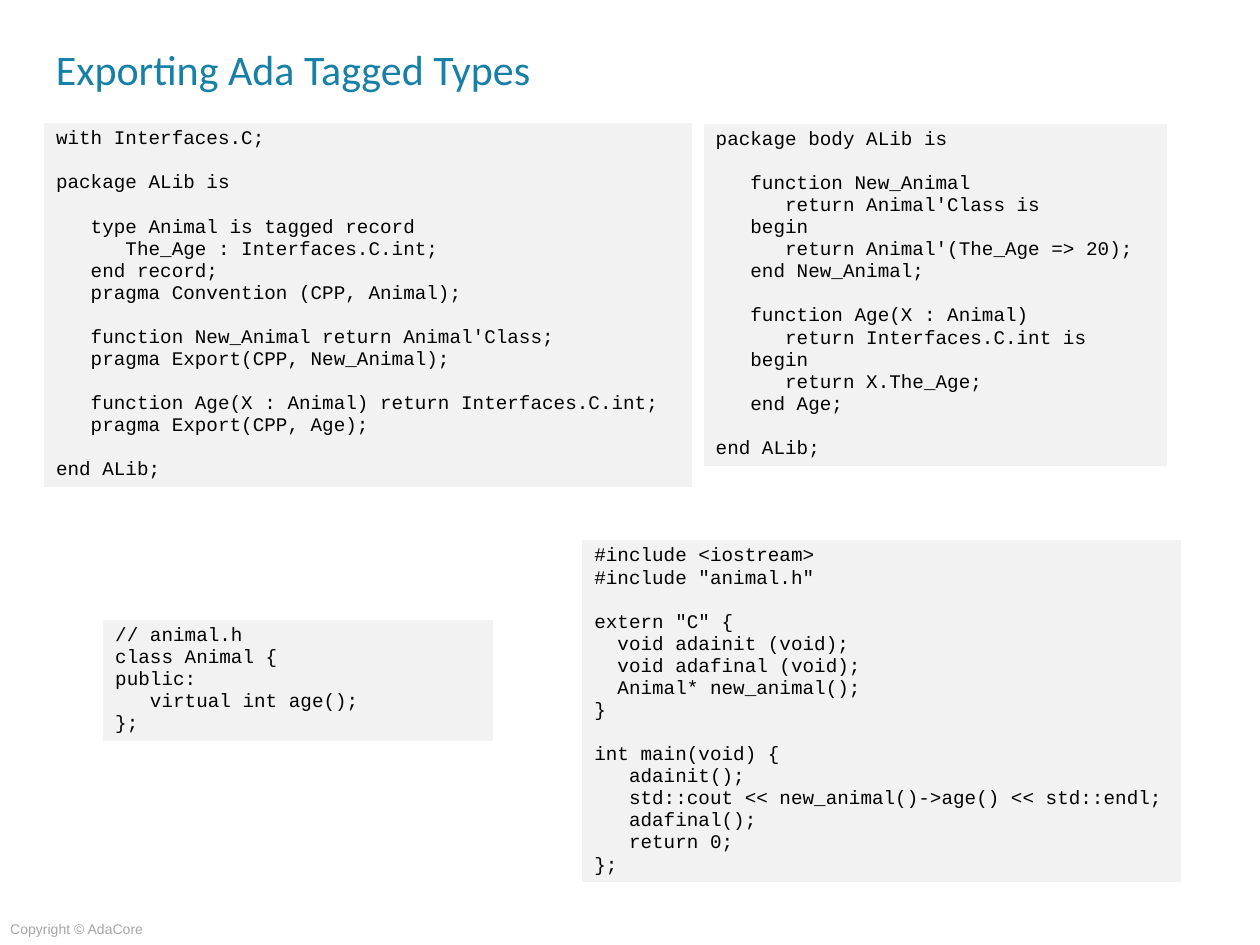
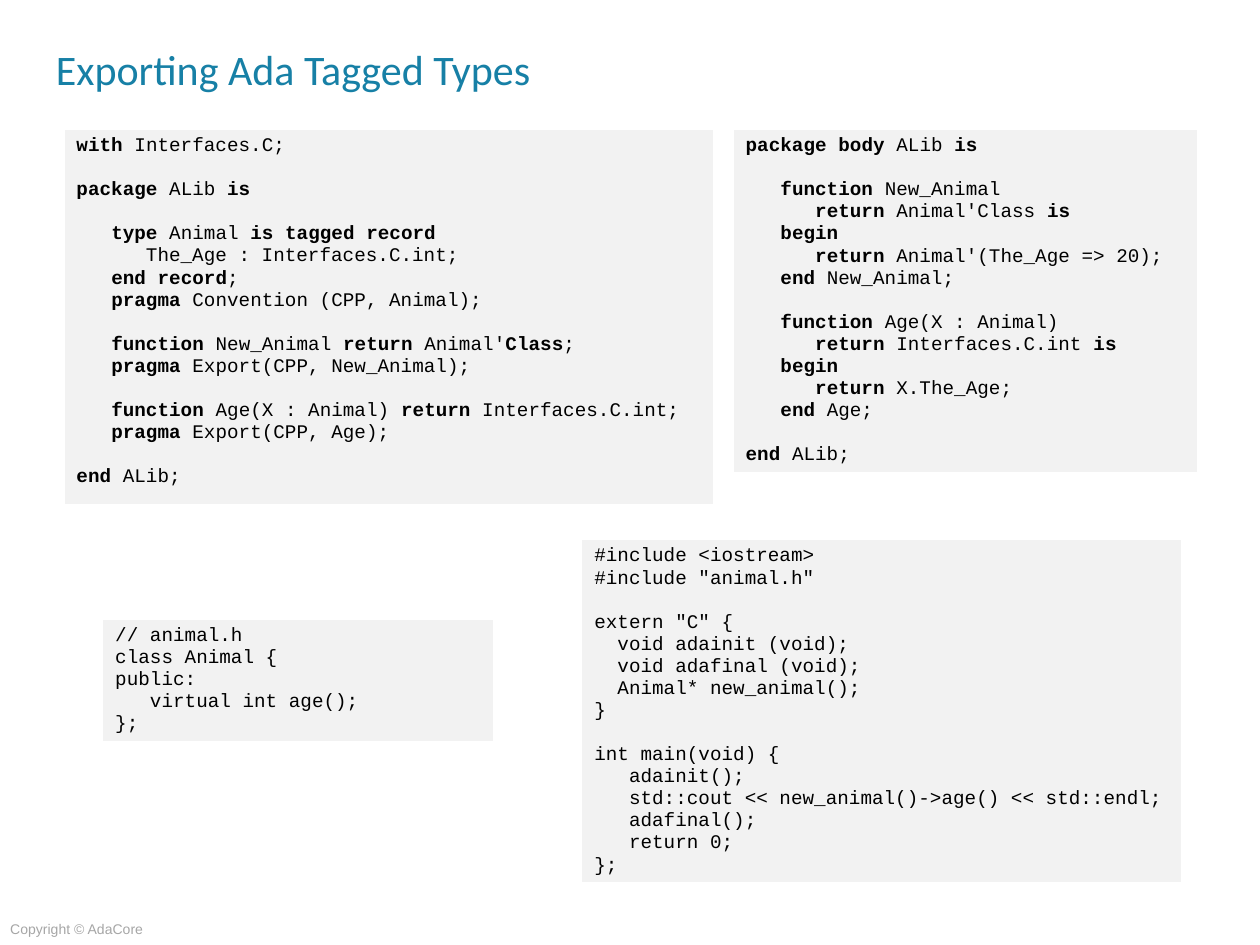
Before and after one commit to AdaCoreU/Courses, a slide deck: slide 13 of lectures/04_Mixed_Language_Programming_In_Ada/03_Ada_and_C++/Slides/03_Ada_and_C++.pptx. Drawn at 1260x945 pixels with LibreOffice and Linux fonts; fonts in the diff are those of the drawing; background and template pictures are left out. Boxes give left, top, right and bottom in pixels: in the first picture for what was removed or moved away, otherwise in the second. Text is boxed around its words. In the diff, an @@ line names an element or a change of style, - is before the commit and + after.

```diff
--- a/lectures/04_Mixed_Language_Programming_In_Ada/03_Ada_and_C++/Slides/03_Ada_and_C++.pptx
+++ b/lectures/04_Mixed_Language_Programming_In_Ada/03_Ada_and_C++/Slides/03_Ada_and_C++.pptx
@@ table at <box>64,129,714,510</box> @@
@@ bold on in "with", "package is", "type is tagged record", "end record;" and 6 more places @@
@@ table: place and size @@
-table at <box>43,122,693,504</box>
+table at <box>64,129,714,510</box>
@@ table at <box>733,130,1198,489</box> @@
@@ bold on in "package body is", "function", "return is", "begin" and 8 more places @@
@@ table: place and size @@
-table at <box>703,123,1168,483</box>
+table at <box>733,130,1198,489</box>
```
Also in this commit, not shown: 2 other slides changed.
